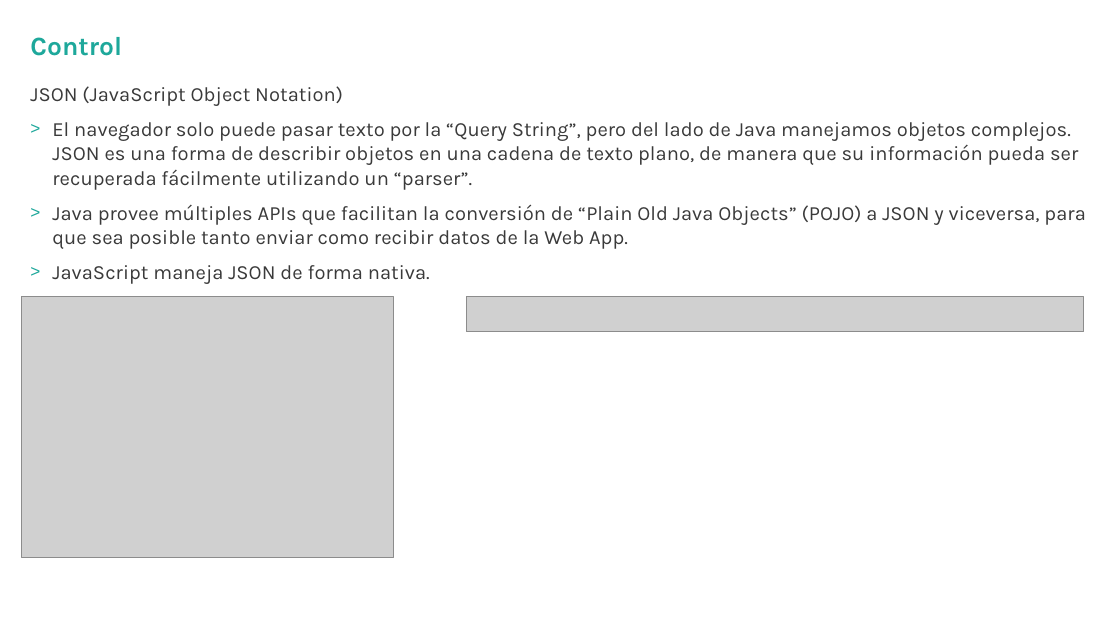
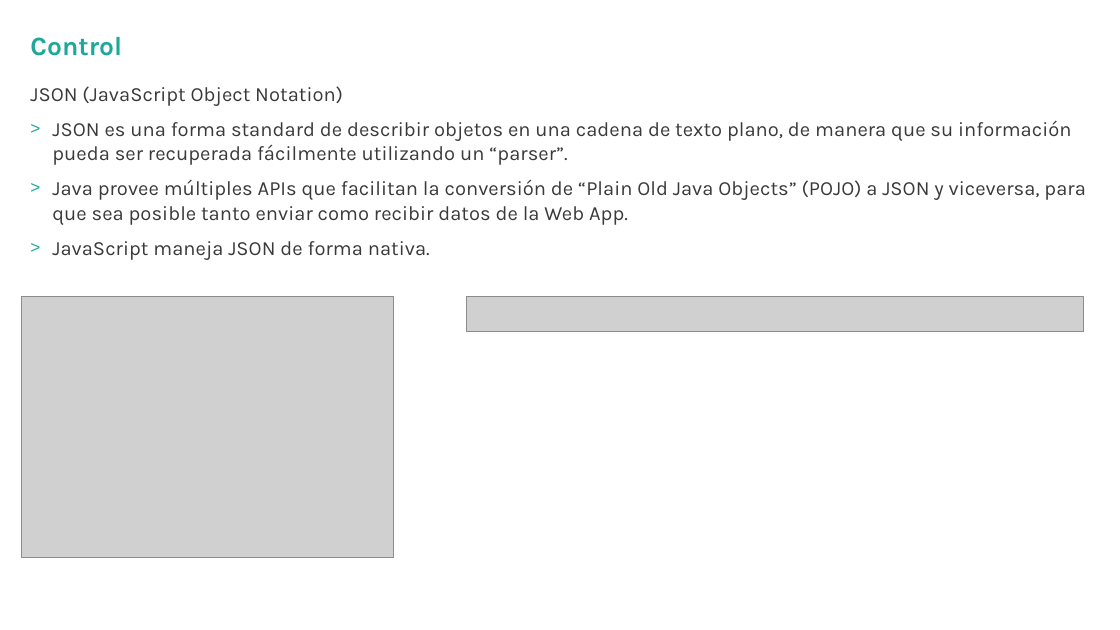
Before and after one commit to hexacta/HexactaLabs-Java, a slide deck: slide 5 of documentacion/HexactaLabs-ExplicacionApp.pptx. Drawn at 1120x630 pixels with LibreOffice and Linux fonts; fonts in the diff are those of the drawing; grey boxes stand for pictures; background and template pictures are left out. Boxes give left, top, right and bottom in pixels: in the first picture for what was removed or moved away, otherwise in the second. Text is boxed around its words. In the diff, an @@ line names an element or a change of style, - is before the commit and + after.

```diff
--- a/documentacion/HexactaLabs-ExplicacionApp.pptx
+++ b/documentacion/HexactaLabs-ExplicacionApp.pptx
@@ text at box(52, 121, 1071, 165): text changed @@
-> El navegador solo puede pasar texto por la “Query String”, pero del lado de Java manejamos objetos complejos. JSON es una forma de describir objetos en una cadena de texto plano, de manera que su información pueda ser recuperada fácilmente utilizando un “parser”.
+> JSON es una forma standard de describir objetos en una cadena de texto plano, de manera que su información pueda ser recuperada fácilmente utilizando un “parser”.
```
Also in this commit, not shown: 4 other slides changed.
